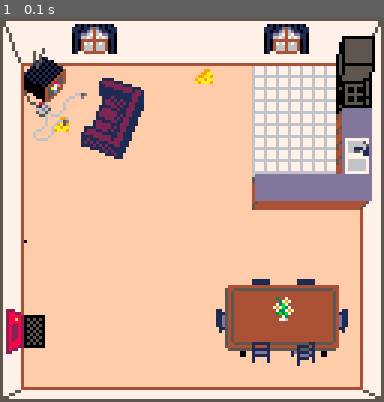
Above: before the commit, frame 1.
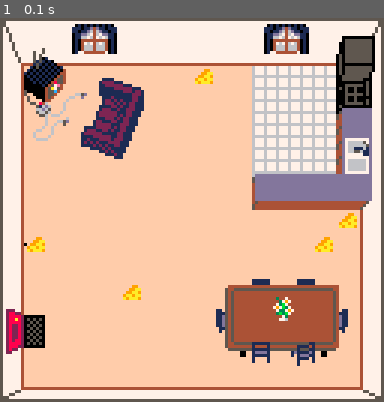
Above: after the commit, the same moment.

Repository: colececil/ant-n-mouse-house
Game: PICO-8 cartridge ant_simulator_2026.p8
Two runs of this game, one before a commit and one after it. Both use one fixed random seed, a clock stepped at 60 frames per second and the inputs below.
Inputs:
- Up to frame 1 (0.1 s): no input

The runs differ from the first frame. In frame 1, 0.7% of the frame differs, in the area x 6-93%, y 25-74%.

Commit message:
Randomize food locations

Diff:
--- a/ant_simulator_2026.p8
+++ b/ant_simulator_2026.p8
@@ -17,8 +17,13 @@
  end
 
  init_ant_hole_pos()
- add(foods, spawn_food(1))
- add(foods, spawn_food(2))
+ for i = 1, 5 do
+  local food = spawn_food(
+   i,
+   get_food_pos()
+  )
+  add(foods, food)
+ end
 end
 
 function _update()
@@ -39,7 +44,10 @@
  end
 
  for i, ant in ipairs(ants) do
-  if ant_ready_to_exit(ant) then
+  if ant.home_arrival_time !=
+    nil and time() -
+    ant.home_arrival_time > .75
+    then
    deli(ants, i)
   else
    ant_try_eating(ant)
@@ -100,6 +108,7 @@
  local ant = {
   pos = get_ant_hole_pos(),
 		entry_time = time(),
+		home_arrival_time = nil,
 		dir = nil,
 		dir_change_time = nil,
 		food_detected = nil,
@@ -315,6 +324,10 @@
 end
 
 function move_ant(ant)
+ if ant_ready_to_exit(ant) then
+  return
+ end
+
  local pos = {}
  pos.x = ant.pos.x +
    ant.dir.x * ant_speed
@@ -405,8 +418,16 @@
    x = home.x - ant.pos.x,
    y = home.y - ant.pos.y
   }
-  return abs(diff.x) < 1 and
+  local is_home =
+    abs(diff.x) < 1 and
     abs(diff.y) < 1
+  if is_home and
+    ant.home_arrival_time == nil
+    then
+   ant.home_arrival_time =
+     time()
+  end
+  return is_home
  end
  return false
 end
@@ -516,26 +537,46 @@
 
 food_bite_size = .05
 
-function spawn_food(num)
- if num == 1 then
-  return {
-   id = num,
-   pos = {
-    x = 8 * 8 + 4,
-    y = 2 * 8 + 4
-   },
-   amount = 1
-  }
- elseif num == 2 then
-  return {
-   id = num,
-   pos = {
-    x = 2 * 8 + 4,
-    y = 4 * 8 + 4
-   },
-   amount = 1
-  }
- end
+function get_food_pos()
+ local pos_options = {}
+ for x = 0, 15 do
+  for y = 0, 15 do
+   local sprite =
+     mget(x, y + 16)
+   local sprt_col = sprite % 16
+   local sprt_row =
+     flr(sprite / 16)
+   local sprt_clr = sget(
+    sprt_col * 8,
+    sprt_row * 8
+   )
+   if sprt_clr == 7 then
+    local spot_taken = false
+    for food in all(foods) do
+     if food.pos.x == x * 8 + 4
+       and food.pos.y ==
+       y * 8 + 4 then
+      spot_taken = true
+     end
+    end
+    if not spot_taken then
+     add(pos_options, {
+      x = x * 8 + 4,
+      y = y * 8 + 4
+     })
+    end
+   end
+  end
+ end
+ return rnd(pos_options)
+end
+
+function spawn_food(id, pos)
+ return {
+  id = id,
+  pos = pos,
+  amount = 1
+ }
 end
 
 function bite_food(food)
@@ -1083,15 +1124,15 @@
 
 
 __gff__
-0000000000000000000001010101010000000000000000000000010101010100000000000000000000000001010000000000000000000000000002010102020000000000000000000000000000000000000000000000000000000000000000000000000000000000000000000000000000000000000000000000000000000000
+0000000000000000000001000000010000000000000000000000010000010100000000000000000000000000010000000000000000000000000002010102020000000000000000000000000000000000000000000000000000000000000000000000000000000000000000000000000000000000000000000000000000000000
 0000000000000000000000000000000000000000000000000000000000000000000000000000000000000000000000000000000000000000000000000000000000000000000000000000000000000000000000000000000000000000000000000000000000000000000000000000000000000000000000000000000000000000
 __map__
 0103030405030303030303040503030201030304050303030303030405030e0fff01ffffffffffffffffffffffffffffffffffffffffffffffffffffffffffffffffffffffffffffffffffffffffffffffffffffffffffffffffffffffffffffffffffffffffffffffffffffffffffffffffffffffffffffffffffffffffffff
 1113131415131313131313141513131211060714151313131313131415131e1fffffffffffffffffffffffffffffffffffffffffffffffffffffffffffffffffffffffffffffffffffffffffffffffffffffffffffffffffffffffffffffffffffffffffffffffffffffffffffffffffffffffffffffffffffffffffffffffff
 21ffff18ffffffffffff09080808082221161718191affffffffffffffff2e2fffffffffffffffffffffffffffffffffffffffffffffffffffffffffffffffffffffffffffffffffffffffffffffffffffffffffffffffffffffffffffffffffffffffffffffffffffffffffffffffffffffffffffffffffffffffffffffffff
-21ffffffffffffffffff09080808082221262728292affffffffffffffff3e3fffffffffffffffffffffffffffffffffffffffffffffffffffffffffffffffffffffffffffffffffffffffffffffffffffffffffffffffffffffffffffffffffffffffffffffffffffffffffffffffffffffffffffffffffffffffffffffffff
-21ffffffffffffffffff09080808082221363738393affffffffffffffff4e4fffffffffffffffffffffffffffffffffffffffffffffffffffffffffffffffffffffffffffffffffffffffffffffffffffffffffffffffffffffffffffffffffffffffffffffffffffffffffffffffffffffffffffffffffffffffffffffffff
-21ffffffffffffffffff0908080808222146ff48494affffffffffffffff5e5fffffffffffffffffffffffffffffffffffffffffffffffffffffffffffffffffffffffffffffffffffffffffffffffffffffffffffffffffffffffffffffffffffffffffffffffffffffffffffffffffffffffffffffffffffffffffffffffff
+21ff0c0dffffffffffff09080808082221262728292affffffffffffffff3e3fffffffffffffffffffffffffffffffffffffffffffffffffffffffffffffffffffffffffffffffffffffffffffffffffffffffffffffffffffffffffffffffffffffffffffffffffffffffffffffffffffffffffffffffffffffffffffffffff
+211b1cffffffffffffff09080808082221363738393affffffffffffffff4e4fffffffffffffffffffffffffffffffffffffffffffffffffffffffffffffffffffffffffffffffffffffffffffffffffffffffffffffffffffffffffffffffffffffffffffffffffffffffffffffffffffffffffffffffffffffffffffffffff
+212bffffffffffffffff0908080808222146ff48494affffffffffffffff5e5fffffffffffffffffffffffffffffffffffffffffffffffffffffffffffffffffffffffffffffffffffffffffffffffffffffffffffffffffffffffffffffffffffffffffffffffffffffffffffffffffffffffffffffffffffffffffffffffff
 21ffffffffffffffffff09080808082221ffffffffffffffffff6a6b6c6d6e6fffffffffffffffffffffffffffffffffffffffffffffffffffffffffffffffffffffffffffffffffffffffffffffffffffffffffffffffffffffffffffffffffffffffffffffffffffffffffffffffffffffffffffffffffffffffffffffffff
 21ffffffffffffffffff09080808082221ffffffffffffffffff7a7b7c7d7e7fffffffffffffffffffffffffffffffffffffffffffffffffffffffffffffffffffffffffffffffffffffffffffffffffffffffffffffffffffffffffffffffffffffffffffffffffffffffffffffffffffffffffffffffffffffffffffffffff
 21ffffffffffffffffffffffffffff2221ffffffffffffffffffffffffffff22ffffffffffffffffffffffffffffffffffffffffffffffffffffffffffffffffffffffffffffffffffffffffffffffffffffffffffffffffffffffffffffffffffffffffffffffffffffffffffffffffffffffffffffffffffffffffffffffff
@@ -1104,17 +1145,17 @@
 3123232323232323232323232323233231232323232323232323232323232332ffffffffffffffffffffffffffffffffffffffffffffffffffffffffffffffffffffffffffffffffffffffffffffffffffffffffffffffffffffffffffffffffffffffffffffffffffffffffffffffffffffffffffffffffffffffffffffffff
 a1a1a1a1a1a1a1a1a1a1a1a1a1a1a1a1ffffffffffffffffffffffffffffffffffffffffffffffffffffffffffffffffffffffffffffffffffffffffffffffffffffffffffffffffffffffffffffffffffffffffffffffffffffffffffffffffffffffffffffffffffffffffffffffffffffffffffffffffffffffffffffffff
 a1a1a1a1a1a1a1a1a1a1a1a1a1a1a1a1ffffffffffffffffffffffffffffffffffffffffffffffffffffffffffffffffffffffffffffffffffffffffffffffffffffffffffffffffffffffffffffffffffffffffffffffffffffffffffffffffffffffffffffffffffffffffffffffffffffffffffffffffffffffffffffffff
-a1a3a4a5ffffffffffffffffffffa1a1ffffffffffffffffffffffffffffffffffffffffffffffffffffffffffffffffffffffffffffffffffffffffffffffffffffffffffffffffffffffffffffffffffffffffffffffffffffffffffffffffffffffffffffffffffffffffffffffffffffffffffffffffffffffffffffffff
-a1b3b4b5ffffffffffffffffffffa1a1ffffffffffffffffffffffffffffffffffffffffffffffffffffffffffffffffffffffffffffffffffffffffffffffffffffffffffffffffffffffffffffffffffffffffffffffffffffffffffffffffffffffffffffffffffffffffffffffffffffffffffffffffffffffffffffffff
-a1c3c4ffffffffffffffffffffffa1a1ffffffffffffffffffffffffffffffffffffffffffffffffffffffffffffffffffffffffffffffffffffffffffffffffffffffffffffffffffffffffffffffffffffffffffffffffffffffffffffffffffffffffffffffffffffffffffffffffffffffffffffffffffffffffffffffff
-a1ffffffffffffffffffffffffffa1a1ffffffffffffffffffffffffffffffffffffffffffffffffffffffffffffffffffffffffffffffffffffffffffffffffffffffffffffffffffffffffffffffffffffffffffffffffffffffffffffffffffffffffffffffffffffffffffffffffffffffffffffffffffffffffffffffff
-a1ffffffffffffffffffa6a7a7a7a1a1ffffffffffffffffffffffffffffffffffffffffffffffffffffffffffffffffffffffffffffffffffffffffffffffffffffffffffffffffffffffffffffffffffffffffffffffffffffffffffffffffffffffffffffffffffffffffffffffffffffffffffffffffffffffffffffffff
-a1ffffffffffffffffffb6a1a1a1a1a1ffffffffffffffffffffffffffffffffffffffffffffffffffffffffffffffffffffffffffffffffffffffffffffffffffffffffffffffffffffffffffffffffffffffffffffffffffffffffffffffffffffffffffffffffffffffffffffffffffffffffffffffffffffffffffffffff
-a1ffffffffffffffffffffffffffffa1ffffffffffffffffffffffffffffffffffffffffffffffffffffffffffffffffffffffffffffffffffffffffffffffffffffffffffffffffffffffffffffffffffffffffffffffffffffffffffffffffffffffffffffffffffffffffffffffffffffffffffffffffffffffffffffffff
-a1ffffffffffffffffffffffffffffa1ffffffffffffffffffffffffffffffffffffffffffffffffffffffffffffffffffffffffffffffffffffffffffffffffffffffffffffffffffffffffffffffffffffffffffffffffffffffffffffffffffffffffffffffffffffffffffffffffffffffffffffffffffffffffffffffff
-a1ffffffffffffffff51ffffffff56a1ffffffffffffffffffffffffffffffffffffffffffffffffffffffffffffffffffffffffffffffffffffffffffffffffffffffffffffffffffffffffffffffffffffffffffffffffffffffffffffffffffffffffffffffffffffffffffffffffffffffffffffffffffffffffffffffff
-a1ffffffffffffffffffffffffffffa1ffffffffffffffffffffffffffffffffffffffffffffffffffffffffffffffffffffffffffffffffffffffffffffffffffffffffffffffffffffffffffffffffffffffffffffffffffffffffffffffffffffffffffffffffffffffffffffffffffffffffffffffffffffffffffffffff
-a1ffffffffffffffffffffffffffffa1ffffffffffffffffffffffffffffffffffffffffffffffffffffffffffffffffffffffffffffffffffffffffffffffffffffffffffffffffffffffffffffffffffffffffffffffffffffffffffffffffffffffffffffffffffffffffffffffffffffffffffffffffffffffffffffffff
-a1ffffffffffffffffb8b9babbbcbda1ffffffffffffffffffffffffffffffffffffffffffffffffffffffffffffffffffffffffffffffffffffffffffffffffffffffffffffffffffffffffffffffffffffffffffffffffffffffffffffffffffffffffffffffffffffffffffffffffffffffffffffffffffffffffffffffff
-a1ffffffffffffffff91c9cacbcc96a1ffffffffffffffffffffffffffffffffffffffffffffffffffffffffffffffffffffffffffffffffffffffffffffffffffffffffffffffffffffffffffffffffffffffffffffffffffffffffffffffffffffffffffffffffffffffffffffffffffffffffffffffffffffffffffffffff
+a1a3a4a5ffffd0d0d0d0d0d0d0d0a1a1ffffffffffffffffffffffffffffffffffffffffffffffffffffffffffffffffffffffffffffffffffffffffffffffffffffffffffffffffffffffffffffffffffffffffffffffffffffffffffffffffffffffffffffffffffffffffffffffffffffffffffffffffffffffffffffffff
+a1b3b4b5ffffd0d0d0d0d0d0d0d0a1a1ffffffffffffffffffffffffffffffffffffffffffffffffffffffffffffffffffffffffffffffffffffffffffffffffffffffffffffffffffffffffffffffffffffffffffffffffffffffffffffffffffffffffffffffffffffffffffffffffffffffffffffffffffffffffffffffff
+a1c3c4ffffffd0d0d0d0d0d0d0d0a1a1ffffffffffffffffffffffffffffffffffffffffffffffffffffffffffffffffffffffffffffffffffffffffffffffffffffffffffffffffffffffffffffffffffffffffffffffffffffffffffffffffffffffffffffffffffffffffffffffffffffffffffffffffffffffffffffffff
+a1d0d0ffffffd0d0d0d0d0d0d0d0a1a1ffffffffffffffffffffffffffffffffffffffffffffffffffffffffffffffffffffffffffffffffffffffffffffffffffffffffffffffffffffffffffffffffffffffffffffffffffffffffffffffffffffffffffffffffffffffffffffffffffffffffffffffffffffffffffffffff
+a1d0d0d0d0d0d0d0d0d0a6a7a7a7a1a1ffffffffffffffffffffffffffffffffffffffffffffffffffffffffffffffffffffffffffffffffffffffffffffffffffffffffffffffffffffffffffffffffffffffffffffffffffffffffffffffffffffffffffffffffffffffffffffffffffffffffffffffffffffffffffffffff
+a1d0d0d0d0d0d0d0d0d0b6a1a1a1a1a1ffffffffffffffffffffffffffffffffffffffffffffffffffffffffffffffffffffffffffffffffffffffffffffffffffffffffffffffffffffffffffffffffffffffffffffffffffffffffffffffffffffffffffffffffffffffffffffffffffffffffffffffffffffffffffffffff
+a1d0d0d0d0d0d0d0d0d0d0d0d0d0d0a1ffffffffffffffffffffffffffffffffffffffffffffffffffffffffffffffffffffffffffffffffffffffffffffffffffffffffffffffffffffffffffffffffffffffffffffffffffffffffffffffffffffffffffffffffffffffffffffffffffffffffffffffffffffffffffffffff
+a1d0d0d0d0d0d0d0d0d0d0d0d0d0d0a1ffffffffffffffffffffffffffffffffffffffffffffffffffffffffffffffffffffffffffffffffffffffffffffffffffffffffffffffffffffffffffffffffffffffffffffffffffffffffffffffffffffffffffffffffffffffffffffffffffffffffffffffffffffffffffffffff
+a1d0d0d0d0d0d0d0d0d0d0d0d0d0d0a1ffffffffffffffffffffffffffffffffffffffffffffffffffffffffffffffffffffffffffffffffffffffffffffffffffffffffffffffffffffffffffffffffffffffffffffffffffffffffffffffffffffffffffffffffffffffffffffffffffffffffffffffffffffffffffffffff
+a1d0d0d0d0d0d0d0ffffffffffffffa1ffffffffffffffffffffffffffffffffffffffffffffffffffffffffffffffffffffffffffffffffffffffffffffffffffffffffffffffffffffffffffffffffffffffffffffffffffffffffffffffffffffffffffffffffffffffffffffffffffffffffffffffffffffffffffffffff
+a1ffd0d0d0d0d0d0ffffffffffffffa1ffffffffffffffffffffffffffffffffffffffffffffffffffffffffffffffffffffffffffffffffffffffffffffffffffffffffffffffffffffffffffffffffffffffffffffffffffffffffffffffffffffffffffffffffffffffffffffffffffffffffffffffffffffffffffffffff
+a1ffd0d0d0d0d0d0ffb8b9babbbcbda1ffffffffffffffffffffffffffffffffffffffffffffffffffffffffffffffffffffffffffffffffffffffffffffffffffffffffffffffffffffffffffffffffffffffffffffffffffffffffffffffffffffffffffffffffffffffffffffffffffffffffffffffffffffffffffffffff
+a1d0d0d0d0d0d0d0ff91c9cacbcc96a1ffffffffffffffffffffffffffffffffffffffffffffffffffffffffffffffffffffffffffffffffffffffffffffffffffffffffffffffffffffffffffffffffffffffffffffffffffffffffffffffffffffffffffffffffffffffffffffffffffffffffffffffffffffffffffffffff
 a1a2a2a2a2a2a2a2a2a2a2a2a2a2a2a1ffffffffffffffffffffffffffffffffffffffffffffffffffffffffffffffffffffffffffffffffffffffffffffffffffffffffffffffffffffffffffffffffffffffffffffffffffffffffffffffffffffffffffffffffffffffffffffffffffffffffffffffffffffffffffffffff
Not shown, changed: 40 lines of the sprite sheet (__gfx__) section of ant_simulator_2026.p8
